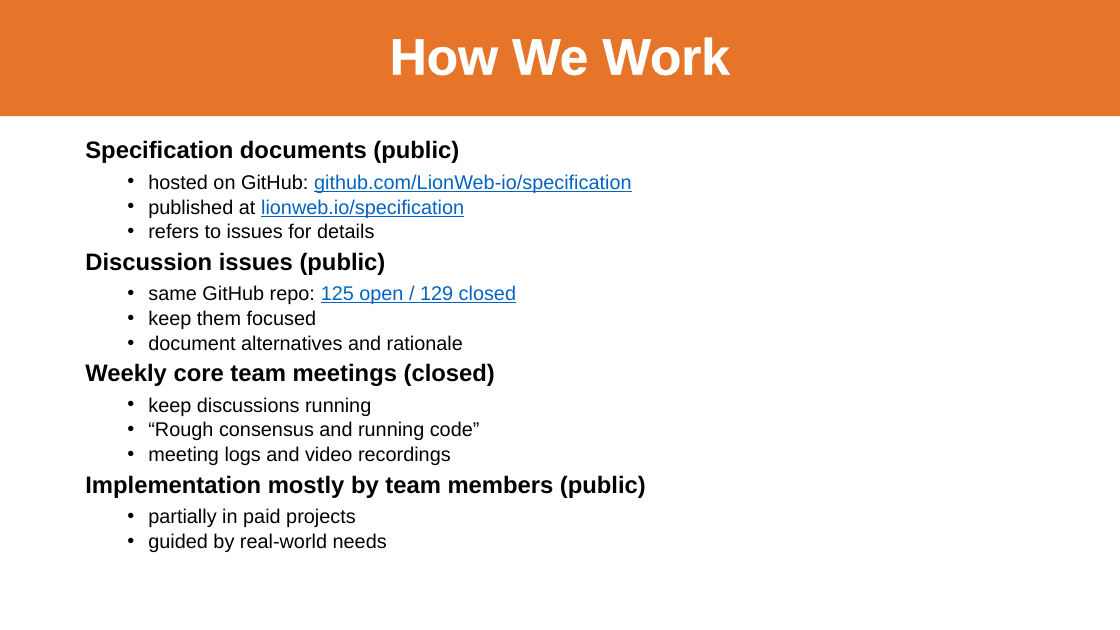
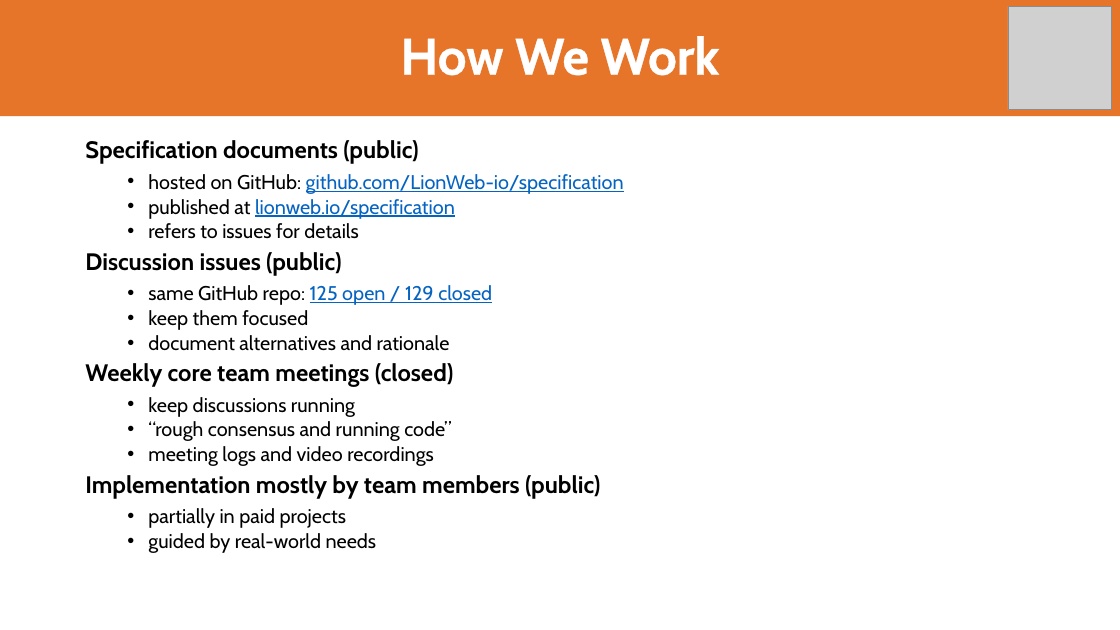
Before and after one commit to LionWeb-io/specification, a slide deck: slide 12 of resources/LangDev 2024 Talk.pptx. Drawn at 1120x630 pixels with LibreOffice and Linux fonts; fonts in the diff are those of the drawing; grey boxes stand for pictures; background and template pictures are left out. Boxes give left, top, right and bottom in pixels: in the first picture for what was removed or moved away, otherwise in the second. Text is boxed around its words. In the diff, an @@ line names an element or a change of style, - is before the commit and + after.

```diff
--- a/resources/LangDev 2024 Talk.pptx
+++ b/resources/LangDev 2024 Talk.pptx
@@ title "How We Work" at [0,0,1120,116]: font Arial to Cabin @@
@@ picture added at [1008,6,1112,109] @@
@@ text at [85,140,624,553]: font Arial to Cabin @@
@@ text at [148,421,451,441]: text changed; font Arial to Cabin @@
-  • “Rough consensus and running code”
+  • “rough consensus and running code”
```
Also in this commit, not shown: 31 other slides changed.
